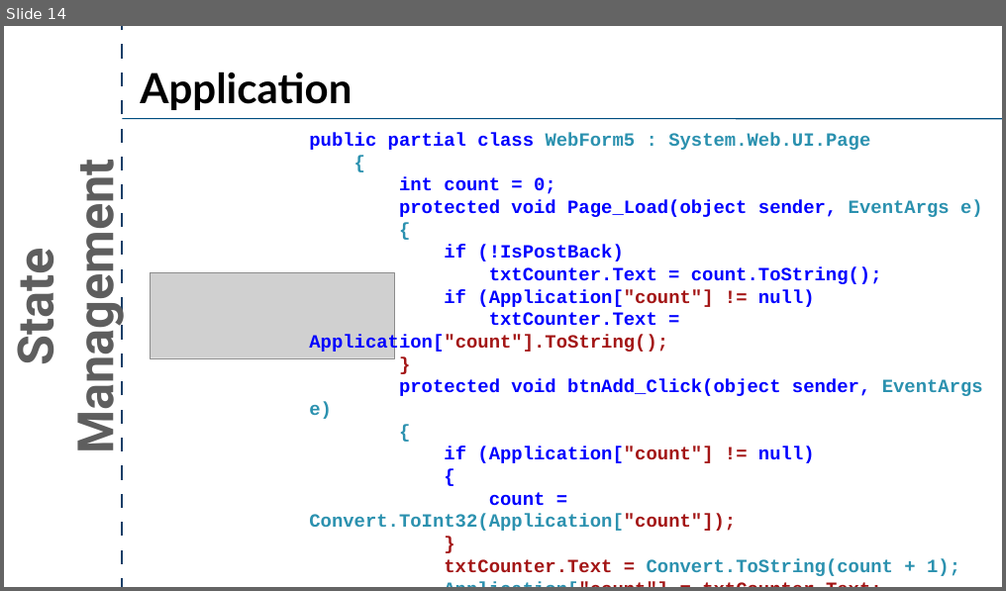
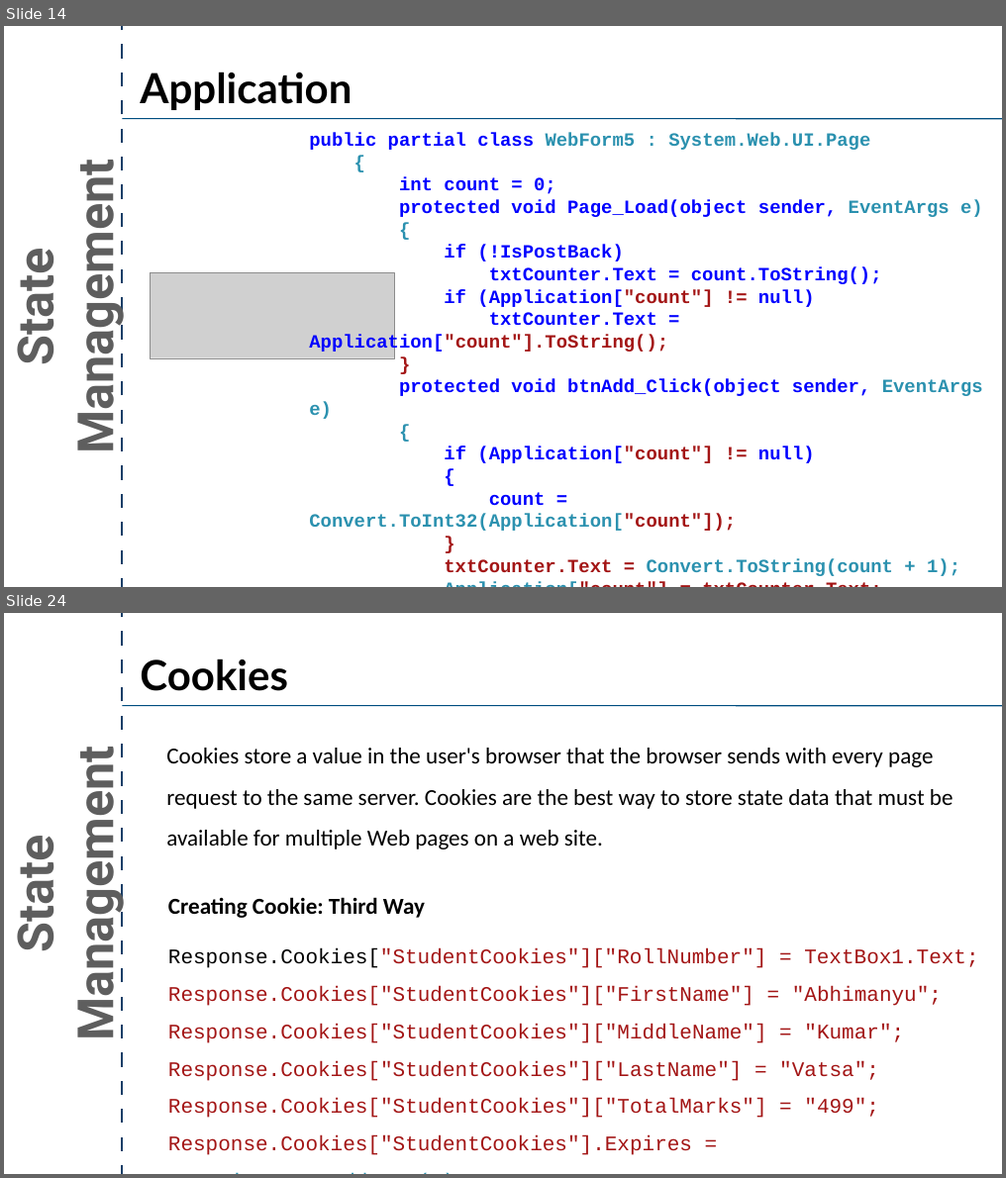
Before and after one commit to crpatel/DotNetMaterial, a slide deck: Unit 10.pptx. Shown one above the other, each under a label of ours: slide 14 before the commit, slides 14 and 24 after it; the slides between them are not shown. The pictures are 1006x591 and 1006x1178 pixels, drawn with LibreOffice and Linux fonts; fonts in the diff are those of the drawing; grey boxes stand for pictures. Boxes give left, top, right and bottom in pixels: in the first picture for what was removed or moved away, otherwise in the second. Text is boxed around its words. In the diff, an @@ line names an element or a change of style, - is before the commit and + after.

Commit message:
Cookies

```diff
--- a/Unit 10.pptx
+++ b/Unit 10.pptx
@@ slide 24 added at [4,613,1002,1174], background #FFFFFF @@
@@ line added from (122, 1174) to (122, 613), #183E67 4.5 pt @@
@@ text added at [140,659,288,691], 80 pt, text #000000, bold @@
+Cookies
@@ line added from (122, 706) to (1002, 706), #004D80 2 pt @@
@@ text added at [166,748,953,850], 44 pt, text #000000 @@
+Cookies store a value in the user's browser that the browser sends with every page request to the same server. Cookies are the best way to store state data that must be available for multiple Web pages on a web site.
@@ text added at [4,774,127,1033], 96 pt, text #5E5E5E, bold @@
+State Management
@@ text added at [168,897,425,918], 44 pt, text #000000, bold @@
+Creating Cookie: Third Way
@@ text added at [168,949,978,1156], 40 pt, text #A31515 @@
+Response.Cookies["StudentCookies"]["RollNumber"] = TextBox1.Text;
+Response.Cookies["StudentCookies"]["FirstName"] = "Abhimanyu";
+Response.Cookies["StudentCookies"]["MiddleName"] = "Kumar";
+Response.Cookies["StudentCookies"]["LastName"] = "Vatsa";
+Response.Cookies["StudentCookies"]["TotalMarks"] = "499";
+Response.Cookies["StudentCookies"].Expires = DateTime.Now.AddDays(1);
```
Also in this commit, not shown: 10 other slides added.
